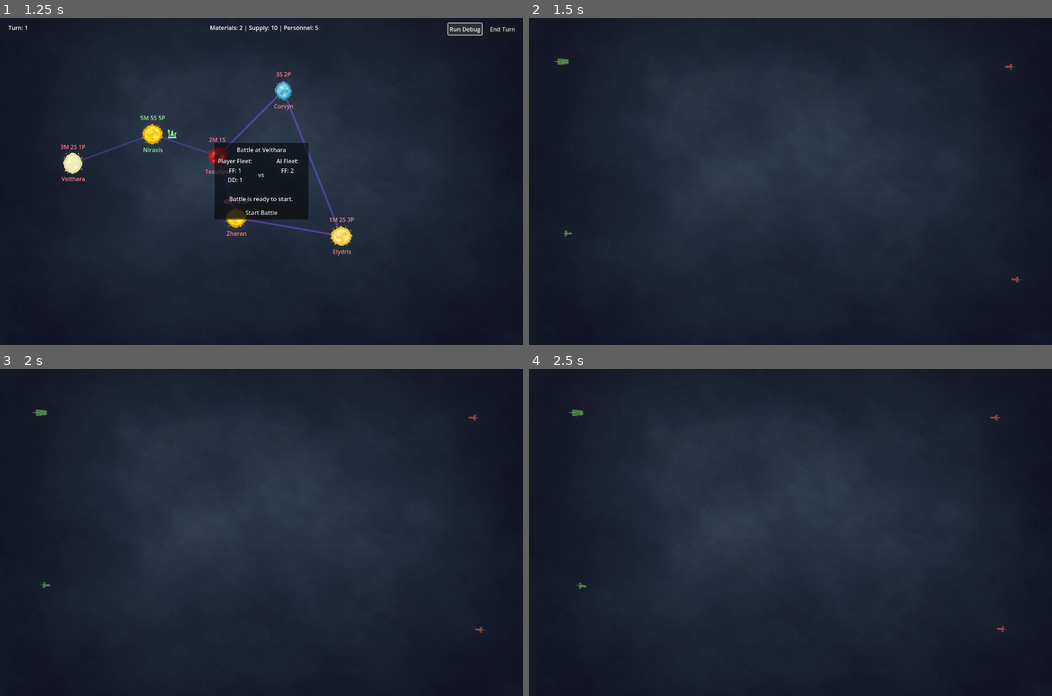
Above: before the commit, frames 1-4 (two rows, left to right).
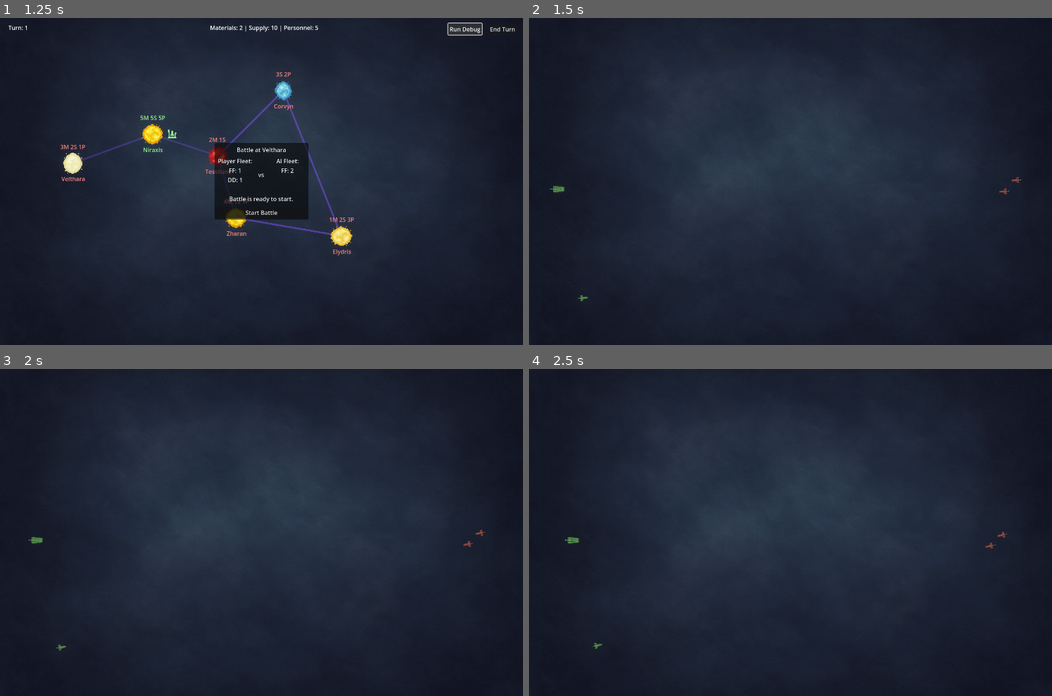
Above: after the commit, the same moments.

Repository: igjese/galaxy-campaign
Game: Godot game, scene res://scenes/Main.tscn
Same seed, same stepped clock (60 frames per second), same inputs: the game is played once before the commit and once after it.
Inputs:
- Up to frame 1 (1.25 s): click "Run Debug" at 0.5 s
- Up to frame 2 (1.5 s): click "Start Battle" at 1.25 s
- Up to frame 3 (2 s): no input
- Up to frame 4 (2.5 s): no input

Frame 1 is identical in both runs. In frame 2, 0.2% of the frame differs, in the area x 4-95%, y 12-87%; in frame 3, 0.2%; in frame 4, 0.2%.

Commit message:
global parity

Diff:
--- a/scripts/game_loop.gd
+++ b/scripts/game_loop.gd
@@ -16,6 +16,10 @@
 var player_materials := 10
 var player_supply := 10
 var player_personnel := 10
+
+var global_parity := 80.0
+var parity_ramp := 2.0
+
 
 var selected_world = null
 var all_ships = []  # each ship is a dict or lightweight object
@@ -56,6 +60,8 @@
 
 func begin_start_turn():
     turn += 1
+    global_parity += parity_ramp
+    print("📈 Turn %d — Global Parity now: %.1f%%" % [turn, global_parity])
     collect_resources()
     map.update_gui()
     change_state(GameState.IDLE)
@@ -100,7 +106,8 @@
     var player_fleet = current_move.ships
     var player_cost = player_fleet.cost()["mats"] + player_fleet.cost()["pers"]
 
-    current_move.ai_ships = generate_ai_fleet(player_cost)  # Returns ShipGroup
+    var effective_cost = int(player_cost * global_parity / 100.0)
+    current_move.ai_ships = generate_ai_fleet(effective_cost)  # Returns ShipGroup
     combat_dialog.open()
 
 
